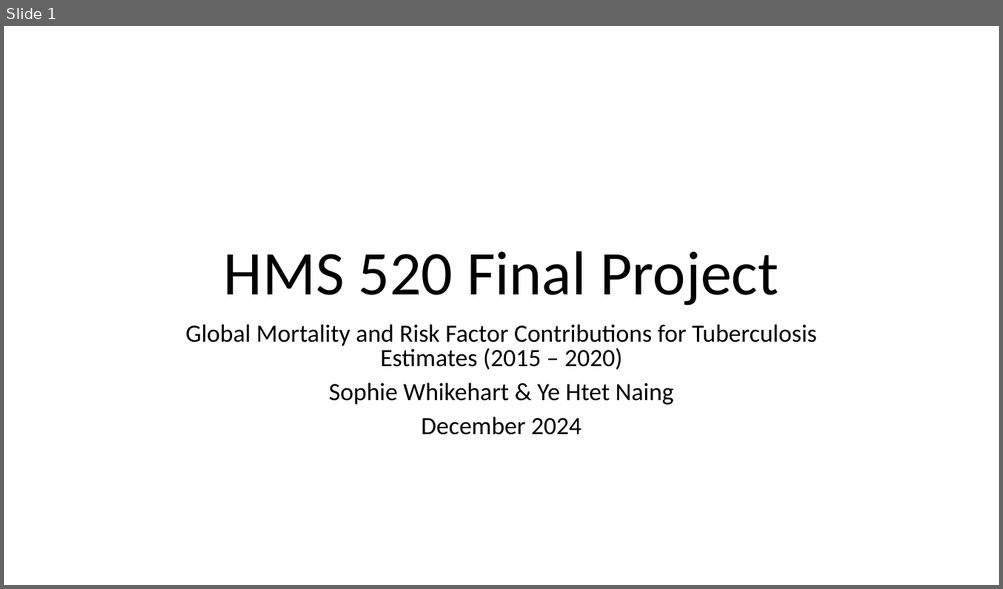
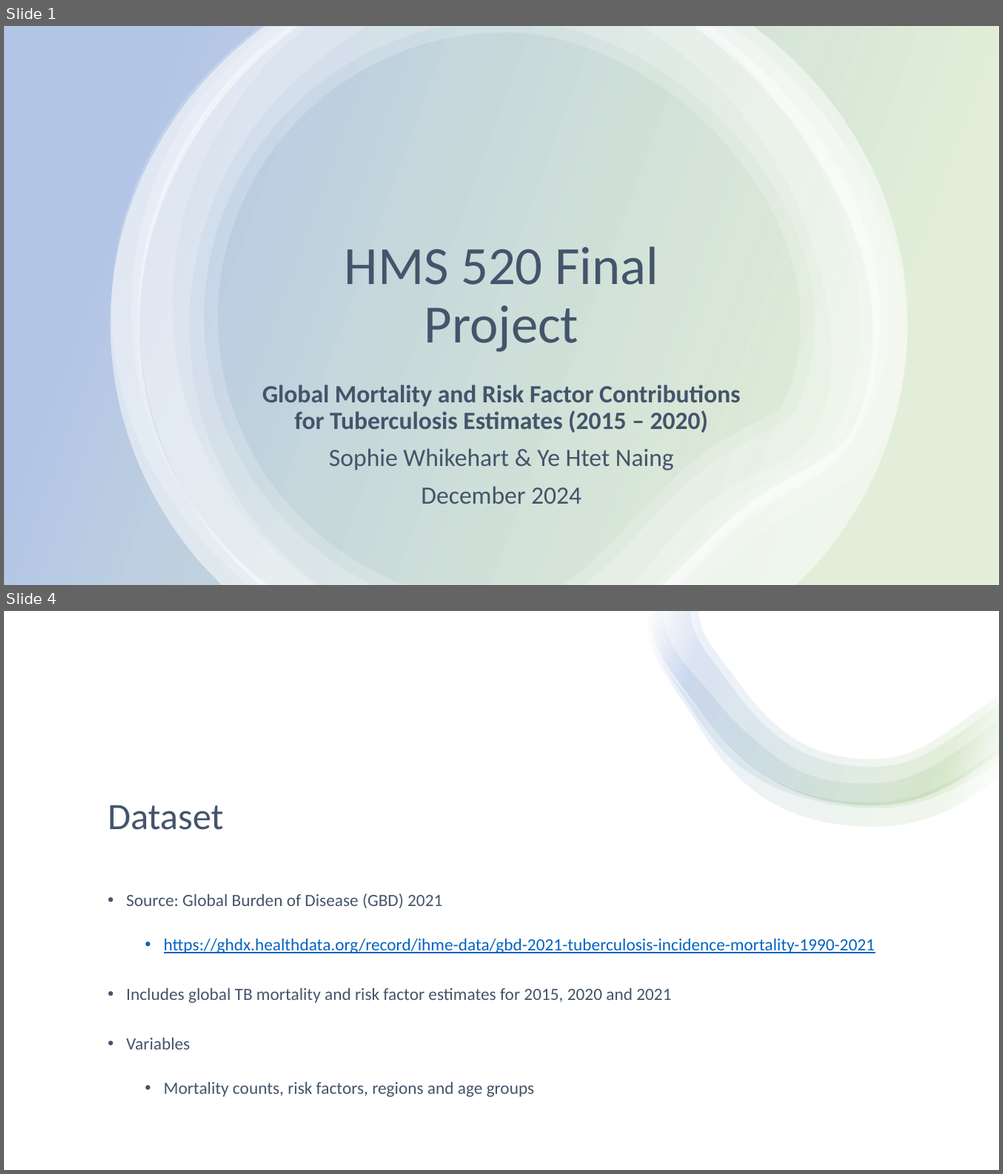
Before and after one commit to smwhikeh/HMS_520_Final_Project_TB, a slide deck: HMS_520_Final_Presentation_Whikehart_Naing.pptx. Shown one above the other, each under a label of ours: slide 1 before the commit, slides 1 and 4 after it; the slides between them are not shown. The pictures are 1003x589 and 1003x1174 pixels, drawn with LibreOffice and Linux fonts; fonts in the diff are those of the drawing. Boxes give left, top, right and bottom in pixels: in the first picture for what was removed or moved away, otherwise in the second. Text is boxed around its words. In the diff, an @@ line names an element or a change of style, - is before the commit and + after.

```diff
--- a/HMS_520_Final_Presentation_Whikehart_Naing.pptx
+++ b/HMS_520_Final_Presentation_Whikehart_Naing.pptx
@@ slide 4 added at (4,611,999,1170), background #FFFFFF @@
@@ rectangle added at (4,611,999,1170), fill #FFFFFF @@
@@ group added at (646,611,999,826): 4 freeform shapes @@
@@ title added at (108,805,223,830), 36 pt, text #44546A @@
+Dataset
@@ text added at (126,894,875,1097), 16.6 pt, text #44546A @@
+• Source: Global Burden of Disease (GBD) 2021
+  • https://ghdx.healthdata.org/record/ihme-data/gbd-2021-tuberculosis-incidence-mortality-1990-2021
+• Includes global TB mortality and risk factor estimates for 2015, 2020 and 2021
+• Variables
+  • Mortality counts, risk factors, regions and age groups
@@ slide 1 changed as well @@
@@ rectangle added at (4,26,999,585), fill gradient #70AD47 to #4472C4 @@
@@ group added at (111,26,908,585): 6 freeform shapes @@
@@ title "HMS 520 Final Project": place and size @@
-title "HMS 520 Final Project" at (224,251,778,306)
+title "HMS 520 Final Project" at (344,247,658,352)
@@ title "HMS 520 Final Project" at (344,247,658,352): size 60 to 52 pt, text colour #000000 to #44546A @@
@@ subtitle "Global Mortality and Risk Factor ...": place and size @@
-subtitle "Global Mortality and Risk Factor ..." at (185,324,817,435)
+subtitle "Global Mortality and Risk Factor ..." at (262,385,740,504)
@@ subtitle "Global Mortality and Risk Factor ..." at (262,385,740,504): text colour #000000 to #44546A; bold on in "Global Mortality and Risk Factor Contributions for ..."; line spacing 0.8 to 0.9 @@
```
Also in this commit, not shown: 12 other slides added, 7 slides removed, 4 other files.
